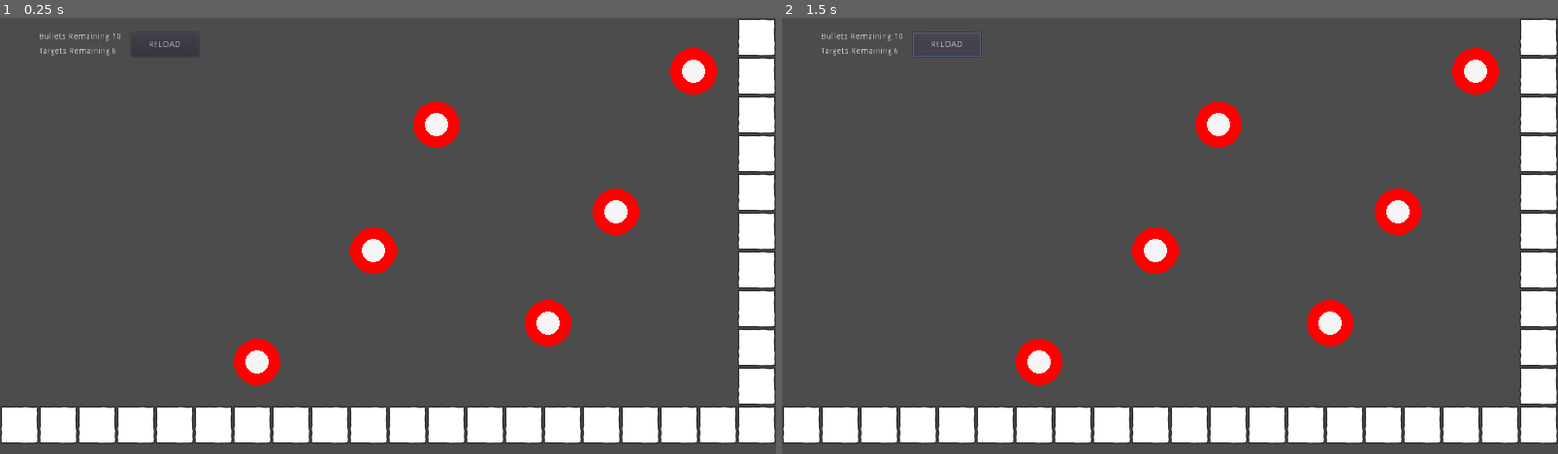
Above: before the commit, frames 1-2 (left to right).
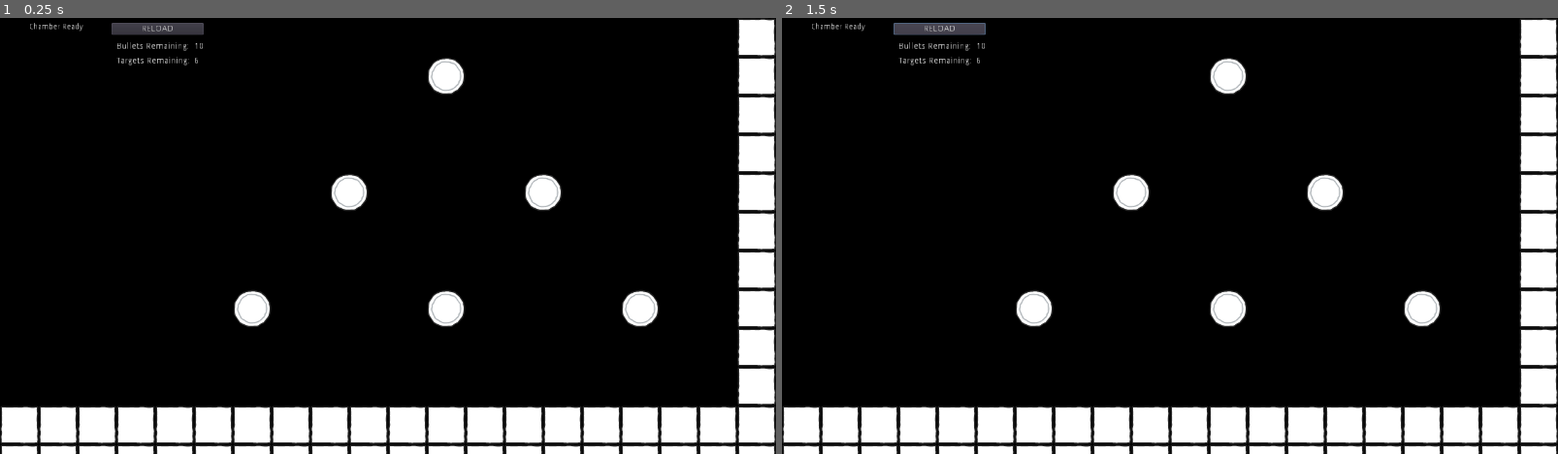
Above: after the commit, the same moments.

Repository: afoster1234/P1-PegSmash
Game: Godot game, scene res://src/World.tscn
The game is run twice, just before and just after one commit, with the same random seed, the same clock (stepped at 60 frames per second) and the same inputs.
Inputs:
- Up to frame 1 (0.25 s): no input
- Up to frame 2 (1.5 s): click "RELOAD" at 0.5 s; hold Up (angle_up) from 1.28 s (still down); tap F (fire) at 1.35 s

The runs differ from the first frame. In frame 1, 87% of the frame differs, in the area x 0-100%, y 0-100%; in frame 2, 88%.

Commit message:
Functionality Almost Completed

Diff:
--- a/project/project.godot
+++ b/project/project.godot
@@ -26,17 +26,66 @@
 window/size/resizable=false
 window/stretch/mode="2d"
 
+[importer_defaults]
+
+image={
+
+}
+
 [input]
 
-left={
+ui_accept={
 "deadzone": 0.5,
-"events": [ Object(InputEventKey,"resource_local_to_scene":false,"resource_name":"","device":0,"alt":false,"shift":false,"control":false,"meta":false,"command":false,"pressed":false,"scancode":65,"unicode":0,"echo":false,"script":null)
+"events": [ Object(InputEventMouseButton,"resource_local_to_scene":false,"resource_name":"","device":0,"alt":false,"shift":false,"control":false,"meta":false,"command":false,"button_mask":0,"position":Vector2( 0, 0 ),"global_position":Vector2( 0, 0 ),"factor":1.0,"button_index":1,"pressed":false,"doubleclick":false,"script":null)
  ]
 }
-right={
+ui_select={
 "deadzone": 0.5,
-"events": [ Object(InputEventKey,"resource_local_to_scene":false,"resource_name":"","device":0,"alt":false,"shift":false,"control":false,"meta":false,"command":false,"pressed":false,"scancode":68,"unicode":0,"echo":false,"script":null)
- ]
+"events": [  ]
+}
+ui_cancel={
+"deadzone": 0.5,
+"events": [  ]
+}
+ui_focus_next={
+"deadzone": 0.5,
+"events": [  ]
+}
+ui_focus_prev={
+"deadzone": 0.5,
+"events": [  ]
+}
+ui_left={
+"deadzone": 0.5,
+"events": [  ]
+}
+ui_right={
+"deadzone": 0.5,
+"events": [  ]
+}
+ui_up={
+"deadzone": 0.5,
+"events": [  ]
+}
+ui_down={
+"deadzone": 0.5,
+"events": [  ]
+}
+ui_page_up={
+"deadzone": 0.5,
+"events": [  ]
+}
+ui_page_down={
+"deadzone": 0.5,
+"events": [  ]
+}
+ui_home={
+"deadzone": 0.5,
+"events": [  ]
+}
+ui_end={
+"deadzone": 0.5,
+"events": [  ]
 }
 fire={
 "deadzone": 0.5,
--- a/project/src/Bullet.gd
+++ b/project/src/Bullet.gd
@@ -36,6 +36,7 @@
 		var velocity = direction * bullet_power
 		apply_impulse(Vector2.ZERO, velocity)
 		_magazine_current -= 1;
+		$Fire.play()
 		is_fired = true
 
 func _draw():
--- a/project/src/Bullet.tscn
+++ b/project/src/Bullet.tscn
@@ -1,7 +1,8 @@
-[gd_scene load_steps=4 format=2]
+[gd_scene load_steps=5 format=2]
 
 [ext_resource path="res://assets/character_handRed.png" type="Texture" id=1]
 [ext_resource path="res://src/Bullet.gd" type="Script" id=2]
+[ext_resource path="res://assets/bullet_fire.wav" type="AudioStream" id=3]
 
 [sub_resource type="CircleShape2D" id=1]
 radius = 16.0312
@@ -15,5 +16,9 @@
 [node name="Sprite" type="Sprite" parent="."]
 scale = Vector2( 2, 2 )
 texture = ExtResource( 1 )
+
+[node name="Fire" type="AudioStreamPlayer" parent="."]
+stream = ExtResource( 3 )
+volume_db = -5.0
 [connection signal="body_shape_entered" from="." to="." method="_on_Bullet_body_shape_entered"]
 [connection signal="sleeping_state_changed" from="." to="." method="_on_Bullet_sleeping_state_changed"]
--- a/project/src/Level.tscn
+++ b/project/src/Level.tscn
@@ -32,7 +32,15 @@
 [node name="Level" type="Node2D"]
 script = ExtResource( 2 )
 
+[node name="ColorRect" type="ColorRect" parent="."]
+margin_right = 1280.0
+margin_bottom = 720.0
+color = Color( 0, 0, 0, 1 )
+__meta__ = {
+"_edit_use_anchors_": true
+}
+
 [node name="TileMap" type="TileMap" parent="."]
 tile_set = SubResource( 2 )
 format = 1
-tile_data = PoolIntArray( -1, 0, 0, -65536, 0, 0, -65535, 0, …(782 unchanged characters)… 655377, 0, 0, 655378, 0, 0, 655379, 0, 0 )
+tile_data = PoolIntArray( -1, 0, 0, -65536, 0, 0, -65535, 0, …(782 unchanged characters)… 655377, 0, 0, 655378, 0, 0, 655379, 0, 0, 786431, 0, 0, 720896, 0, 0, 720897, 0, 0, 720898, 0, 0, 720899, 0, 0, 720900, 0, 0, 720901, 0, 0, 720902, 0, 0, 720903, 0, 0, 720904, 0, 0, 720905, 0, 0, 720906, 0, 0, 720907, 0, 0, 720908, 0, 0, 720909, 0, 0, 720910, 0, 0, 720911, 0, 0, 720912, 0, 0, 720913, 0, 0, 720914, 0, 0, 720915, 0, 0 )
--- a/project/src/Peg.gd
+++ b/project/src/Peg.gd
@@ -2,11 +2,6 @@
 
 signal hit
 
-func _draw():
-	var radius = $CollisionShape2D.shape.radius
-	draw_circle(Vector2.ZERO, radius, Color.red)
-	draw_circle(Vector2.ZERO, radius/2, Color.whitesmoke)
-
 func _on_Peg_body_entered(body):
 	emit_signal("hit")
 	queue_free()
--- a/project/src/Peg.tscn
+++ b/project/src/Peg.tscn
@@ -1,13 +1,18 @@
-[gd_scene load_steps=3 format=2]
+[gd_scene load_steps=4 format=2]
 
 [ext_resource path="res://src/Peg.gd" type="Script" id=1]
+[ext_resource path="res://assets/ui_circle.png" type="Texture" id=2]
 
 [sub_resource type="CircleShape2D" id=1]
-radius = 38.4176
+radius = 62.0322
 
 [node name="Peg" type="Area2D"]
 script = ExtResource( 1 )
 
 [node name="CollisionShape2D" type="CollisionShape2D" parent="."]
+scale = Vector2( 0.5, 0.5 )
 shape = SubResource( 1 )
+
+[node name="Sprite" type="Sprite" parent="."]
+texture = ExtResource( 2 )
 [connection signal="body_entered" from="." to="." method="_on_Peg_body_entered"]
--- a/project/src/World.gd
+++ b/project/src/World.gd
@@ -3,15 +3,21 @@
 var bullet_preload = preload("res://src/Bullet.tscn")
 
 var magazine_size := 10
-var targets_remaining = 5
+var targets_remaining = 6
 var ready_for_fire := true
 
 func _process(delta):
+
 	if Input.is_action_just_pressed("reload"):
 		if ready_for_fire:
 			load_bullet()
+
 	if targets_remaining == 0:
 		$WinMessage.text = ("YOU WIN!")
+	if ready_for_fire == true:
+		$ReloadMessage.text = ("Chamber Ready")
+	if ready_for_fire == false:
+		$ReloadMessage.text = ("Preparing Chamber")
 
 func load_bullet():
 	if magazine_size > 0:
@@ -20,6 +26,7 @@
 		magazine_size = magazine_size - 1
 		$BulletCount.text = String(magazine_size)
 		$BulletCount.show()
+		$Load.play()
 		ready_for_fire = false
 
 func _on_BulletTimer_timeout():
@@ -29,24 +36,32 @@
 	targets_remaining -= 1
 	$TargetCount.text = String(targets_remaining)
 	$TargetCount.show()
+	$TargetHit.play()
 func _on_Peg2_hit():
 	targets_remaining -= 1
 	$TargetCount.text = String(targets_remaining)
 	$TargetCount.show()
+	$TargetHit.play()
 func _on_Peg3_hit():
 	targets_remaining -= 1
 	$TargetCount.text = String(targets_remaining)
 	$TargetCount.show()
+	$TargetHit.play()
+func _on_Peg4_hit():
+	targets_remaining -= 1
+	$TargetCount.text = String(targets_remaining)
+	$TargetCount.show()
+	$TargetHit.play()
 func _on_Peg5_hit():
 	targets_remaining -= 1
 	$TargetCount.text = String(targets_remaining)
 	$TargetCount.show()
+	$TargetHit.play()
 func _on_Peg6_hit():
 	targets_remaining -= 1
 	$TargetCount.text = String(targets_remaining)
 	$TargetCount.show()
-
-
+	$TargetHit.play()
 func _on_Reload_pressed():
 	magazine_size = 10
 	$BulletCount.text = String(magazine_size)
--- a/project/src/World.tscn
+++ b/project/src/World.tscn
@@ -1,8 +1,10 @@
-[gd_scene load_steps=4 format=2]
+[gd_scene load_steps=6 format=2]
 
 [ext_resource path="res://src/Level.tscn" type="PackedScene" id=1]
+[ext_resource path="res://assets/load_chamber.wav" type="AudioStream" id=2]
 [ext_resource path="res://src/World.gd" type="Script" id=3]
 [ext_resource path="res://src/Peg.tscn" type="PackedScene" id=4]
+[ext_resource path="res://assets/target_hit.wav" type="AudioStream" id=5]
 
 [node name="World" type="Node"]
 script = ExtResource( 3 )
@@ -10,91 +12,112 @@
 [node name="Level" parent="." instance=ExtResource( 1 )]
 
 [node name="Peg1" parent="." instance=ExtResource( 4 )]
-position = Vector2( 616, 384 )
+position = Vector2( 416, 480 )
 
 [node name="Peg2" parent="." instance=ExtResource( 4 )]
-position = Vector2( 904, 504 )
+position = Vector2( 1056, 480 )
 
 [node name="Peg3" parent="." instance=ExtResource( 4 )]
-position = Vector2( 720, 176 )
+position = Vector2( 736, 96 )
 
 [node name="Peg4" parent="." instance=ExtResource( 4 )]
-position = Vector2( 1144, 88 )
+position = Vector2( 576, 288 )
 
 [node name="Peg5" parent="." instance=ExtResource( 4 )]
-position = Vector2( 424, 568 )
+position = Vector2( 736, 480 )
 
 [node name="Peg6" parent="." instance=ExtResource( 4 )]
-position = Vector2( 1016, 320 )
-
-[node name="BulletTimer" type="Timer" parent="."]
-wait_time = 6.0
-autostart = true
+position = Vector2( 896, 288 )
 
 [node name="BulletCount" type="Label" parent="."]
-margin_left = 184.0
-margin_top = 24.0
-margin_right = 304.0
-margin_bottom = 38.0
+margin_left = 320.0
+margin_top = 40.0
+margin_right = 440.0
+margin_bottom = 54.0
 text = "10"
 __meta__ = {
 "_edit_use_anchors_": false
 }
 
 [node name="TargetCount" type="Label" parent="."]
-margin_left = 184.0
-margin_top = 48.0
-margin_right = 216.0
-margin_bottom = 62.0
+margin_left = 320.0
+margin_top = 64.0
+margin_right = 352.0
+margin_bottom = 78.0
 text = "6"
 __meta__ = {
 "_edit_use_anchors_": false
 }
 
 [node name="Targets" type="Label" parent="."]
-margin_left = 64.0
-margin_top = 48.0
-margin_right = 185.0
-margin_bottom = 62.0
+margin_left = 192.0
+margin_top = 64.0
+margin_right = 313.0
+margin_bottom = 78.0
 text = "Targets Remaining:"
 __meta__ = {
 "_edit_use_anchors_": false
 }
 
 [node name="Bullets" type="Label" parent="."]
-margin_left = 64.0
-margin_top = 24.0
-margin_right = 184.0
-margin_bottom = 38.0
+margin_left = 192.0
+margin_top = 40.0
+margin_right = 312.0
+margin_bottom = 54.0
 text = "Bullets Remaining:"
 __meta__ = {
 "_edit_use_anchors_": false
 }
 
+[node name="WinMessage" type="Label" parent="."]
+margin_left = 176.0
+margin_top = 72.0
+margin_right = 344.0
+margin_bottom = 128.0
+align = 1
+valign = 1
+__meta__ = {
+"_edit_use_anchors_": false
+}
+
+[node name="ReloadMessage" type="Label" parent="."]
+margin_left = 48.0
+margin_top = 8.0
+margin_right = 158.0
+margin_bottom = 22.0
+rect_scale = Vector2( 0.899168, 0.973759 )
+text = "Preping Chamber"
+__meta__ = {
+"_edit_use_anchors_": false
+}
+
 [node name="Reload" type="Button" parent="."]
-margin_left = 216.0
-margin_top = 24.0
-margin_right = 328.0
-margin_bottom = 64.0
+margin_left = 184.0
+margin_top = 8.0
+margin_right = 336.0
+margin_bottom = 28.0
+action_mode = 0
+button_mask = 0
 text = "RELOAD"
 __meta__ = {
 "_edit_use_anchors_": false
 }
 
-[node name="WinMessage" type="Label" parent="."]
-margin_left = 80.0
-margin_top = 48.0
-margin_right = 248.0
-margin_bottom = 104.0
-align = 1
-valign = 1
-__meta__ = {
-"_edit_use_anchors_": false
-}
+[node name="BulletTimer" type="Timer" parent="."]
+wait_time = 5.0
+autostart = true
+
+[node name="Load" type="AudioStreamPlayer" parent="."]
+stream = ExtResource( 2 )
+volume_db = 2.0
+
+[node name="TargetHit" type="AudioStreamPlayer" parent="."]
+stream = ExtResource( 5 )
 [connection signal="hit" from="Peg1" to="." method="_on_Peg1_hit"]
 [connection signal="hit" from="Peg2" to="." method="_on_Peg2_hit"]
 [connection signal="hit" from="Peg3" to="." method="_on_Peg3_hit"]
+[connection signal="hit" from="Peg4" to="." method="_on_Peg4_hit"]
 [connection signal="hit" from="Peg5" to="." method="_on_Peg5_hit"]
 [connection signal="hit" from="Peg6" to="." method="_on_Peg6_hit"]
+[connection signal="pressed" from="Reload" to="." method="_on_Reload_pressed"]
 [connection signal="timeout" from="BulletTimer" to="." method="_on_BulletTimer_timeout"]
-[connection signal="pressed" from="Reload" to="." method="_on_Reload_pressed"]
Not shown, added: project/assets/bullet_fire.wav.import
Not shown, added: project/assets/load_chamber.wav.import
Not shown, added: project/assets/target_hit.wav.import
Binary file removed: project/assets/tile_coin.png
Binary file added: project/assets/ui_circle.png
Not shown, changed: project/assets/ui_circle.png.import
Not shown, changed: project/icon.png.import
Not shown, changed: README.md
Not shown, changed: build/web/index.pck
Not shown, added: project/assets/bullet_fire.wav
Not shown, added: project/assets/load_chamber.wav
Not shown, added: project/assets/target_hit.wav
